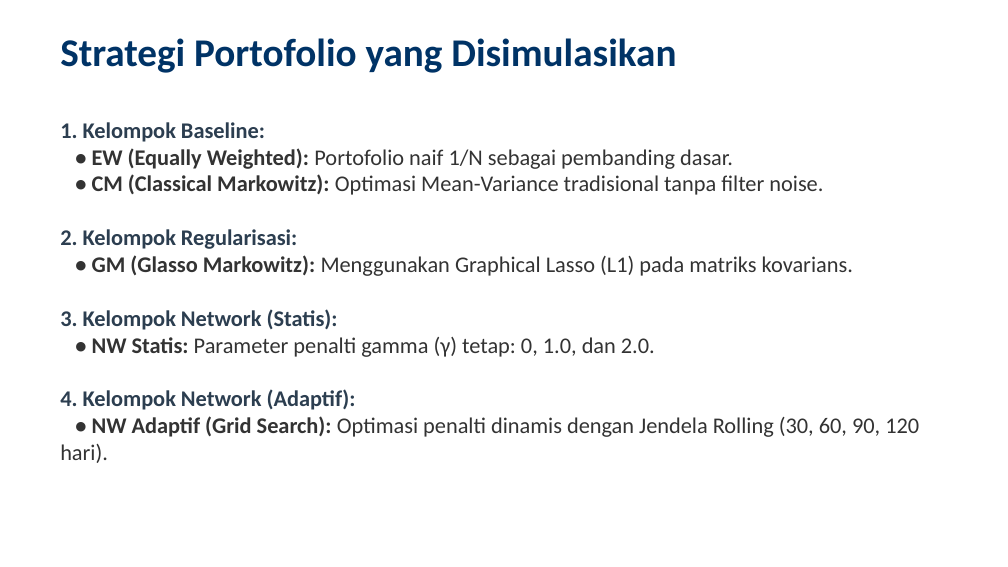
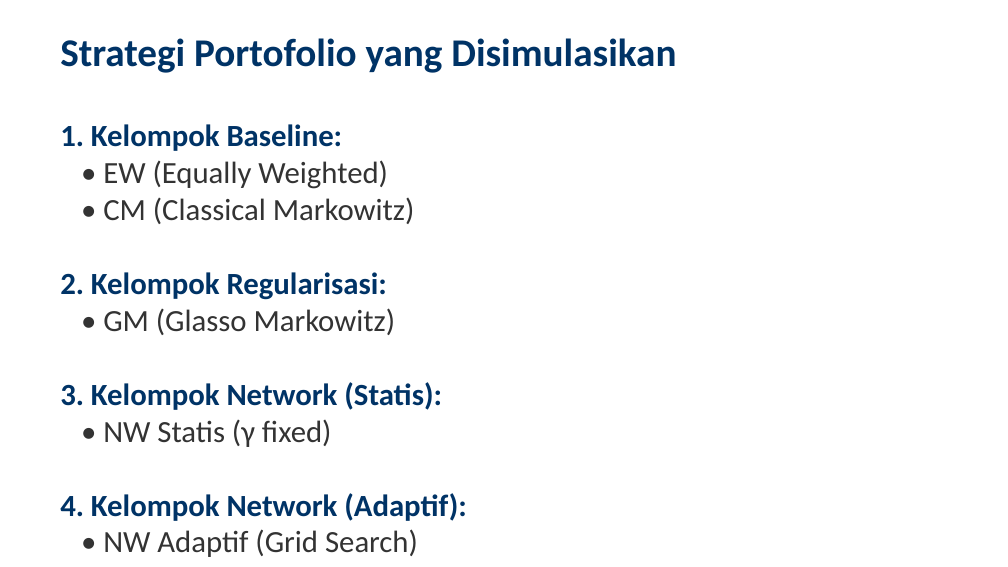
Before and after one commit to ragilrojo/RepoThesis, a slide deck: slide 8 of Presentasi_Proposal_Update.pptx. Drawn at 1008x567 pixels with LibreOffice and Linux fonts; fonts in the diff are those of the drawing. Boxes give left, top, right and bottom in pixels: in the first picture for what was removed or moved away, otherwise in the second. Text is boxed around its words. In the diff, an @@ line names an element or a change of style, - is before the commit and + after.

```diff
--- a/Presentasi_Proposal_Update.pptx
+++ b/Presentasi_Proposal_Update.pptx
@@ text at (60, 124, 466, 521): size 16 to 22 pt, text colour #2C3E50 to #003366 in "1. Kelompok Baseline:", "2. Kelompok Regularisasi:", "3. Kelompok Network (Statis):", "4. Kelompok Network (Adaptif):" @@
@@ text at (103, 160, 415, 224): text changed; size 16 to 22 pt @@
-• EW (Equally Weighted): Portofolio naif 1/N sebagai pembanding dasar.
-• CM (Classical Markowitz): Optimasi Mean-Variance tradisional tanpa filter noise.
+• EW (Equally Weighted)
+• CM (Classical Markowitz)
@@ text at (103, 308, 396, 335): text changed; size 16 to 22 pt @@
-• GM (Glasso Markowitz): Menggunakan Graphical Lasso (L1) pada matriks kovarians.
+• GM (Glasso Markowitz)
@@ text at (103, 419, 332, 447): text changed; size 16 to 22 pt @@
-• NW Statis: Parameter penalti gamma (γ) tetap: 0, 1.0, dan 2.0.
+• NW Statis (γ fixed)
@@ text at (103, 529, 418, 557): text changed; size 16 to 22 pt @@
-• NW Adaptif (Grid Search): Optimasi penalti dinamis dengan Jendela Rolling (30, 60, 90, 120 hari).
+• NW Adaptif (Grid Search)
```
Also in this commit, not shown: 16 other slides changed, 2 slides added, 2 other files.
